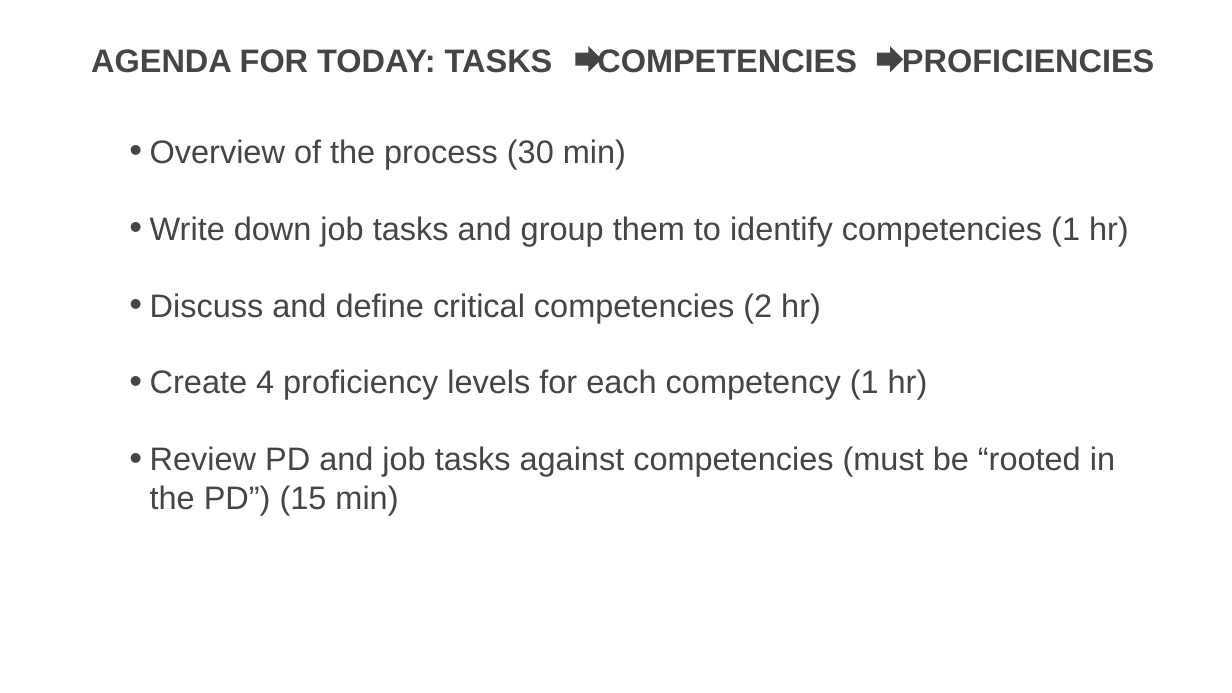
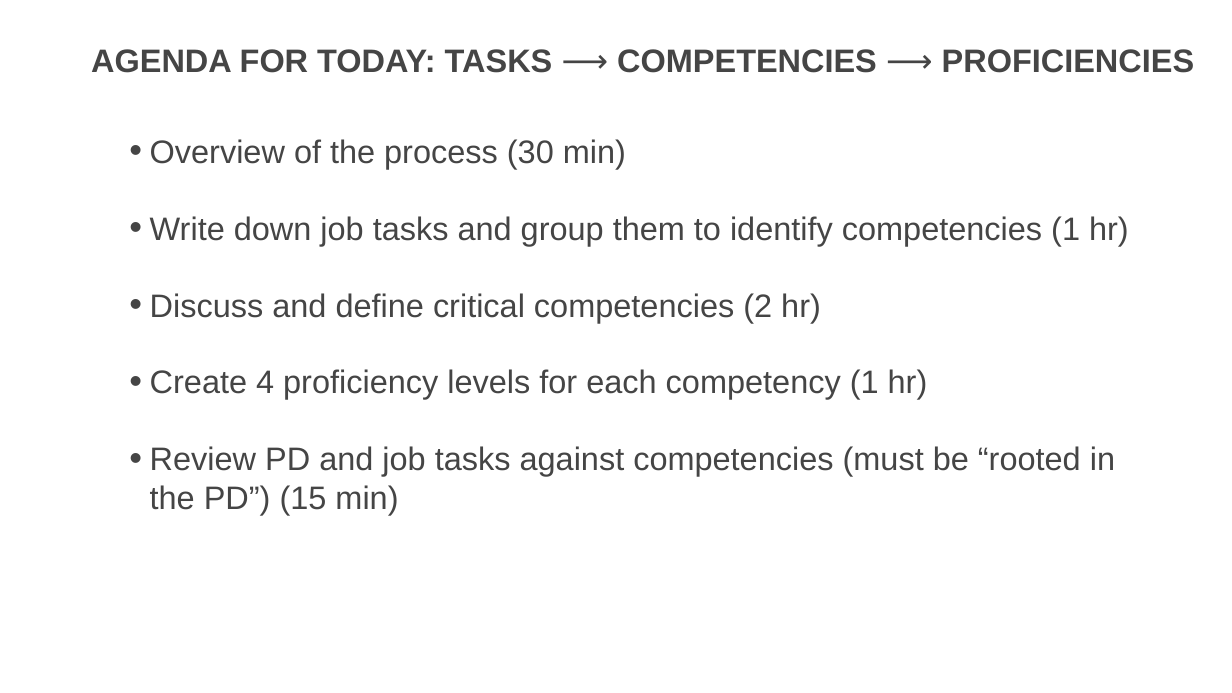
Before and after one commit to usds/SME-QA-Website, a slide deck: slide 6 of toolkit/job-analysis/job-analysis-presentation.pptx (slide 4 before the commit). Drawn at 1232x693 pixels with LibreOffice and Linux fonts; fonts in the diff are those of the drawing. Boxes give left, top, right and bottom in pixels: in the first picture for what was removed or moved away, otherwise in the second. Text is boxed around its words. In the diff, an @@ line names an element or a change of style, - is before the commit and + after.

Commit message:
update agenda slides

```diff
--- a/toolkit/job-analysis/job-analysis-presentation.pptx
+++ b/toolkit/job-analysis/job-analysis-presentation.pptx
@@ title at [91,49,1194,73]: text changed @@
-AGENDA FOR TODAY: TASKS COMPETENCIES PROFICIENCIES
+AGENDA FOR TODAY: TASKS ⟶ COMPETENCIES ⟶ PROFICIENCIES
@@ right arrow removed at [576,46,602,72] @@
@@ right arrow removed at [877,46,903,72] @@
```
Also in this commit, not shown: 3 other slides changed, 1 slide added, 1 slide removed.
